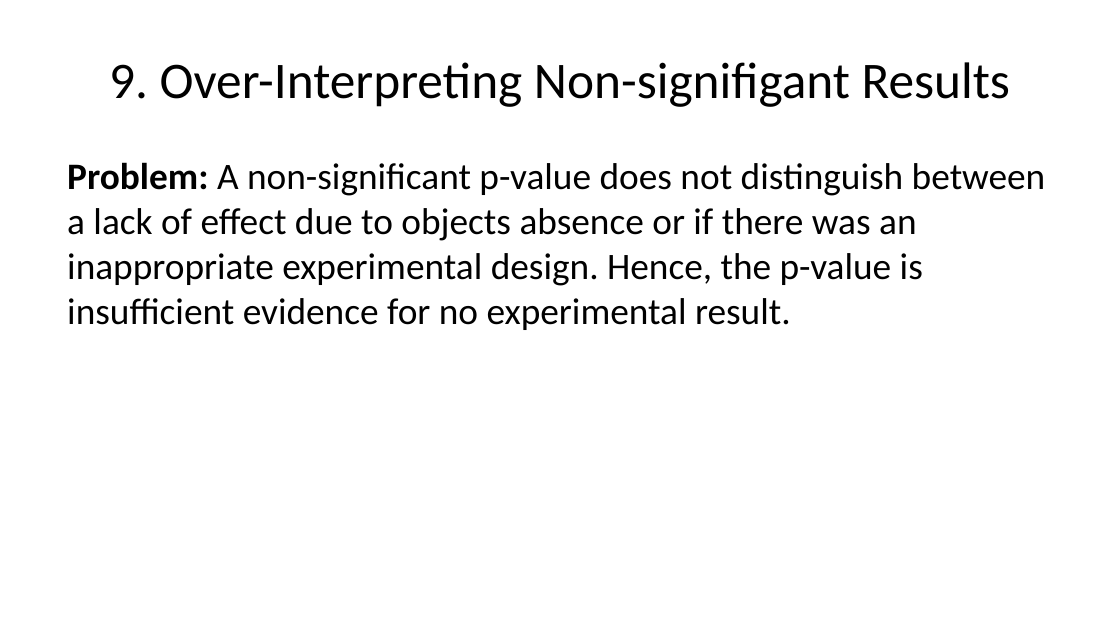
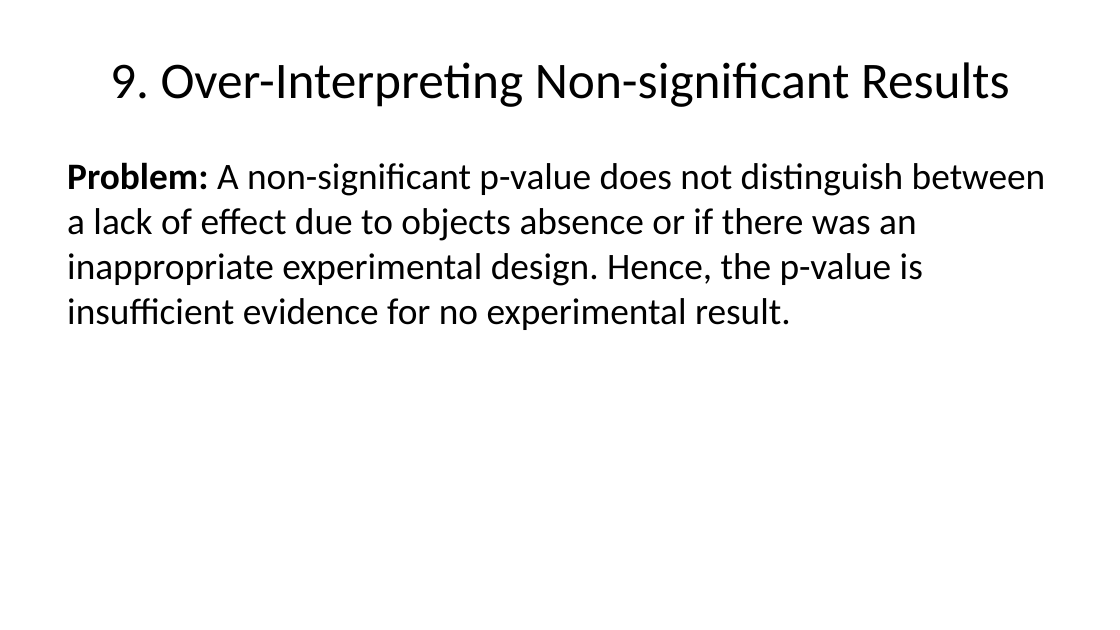
Before and after one commit to sw24f/seminar-presentation-pesak17, a slide deck: slide 22 of 10-Mistakes-Presentation.pptx. Drawn at 1120x630 pixels with LibreOffice and Linux fonts; fonts in the diff are those of the drawing. Boxes give left, top, right and bottom in pixels: in the first picture for what was removed or moved away, otherwise in the second. Text is boxed around its words. In the diff, an @@ line names an element or a change of style, - is before the commit and + after.

Commit message:
Final grammar check

```diff
--- a/10-Mistakes-Presentation.pptx
+++ b/10-Mistakes-Presentation.pptx
@@ title at box(110, 62, 1009, 107): text changed @@
-9. Over-Interpreting Non-signifigant Results
+9. Over-Interpreting Non-significant Results
```
Also in this commit, not shown: 3 other slides changed.
